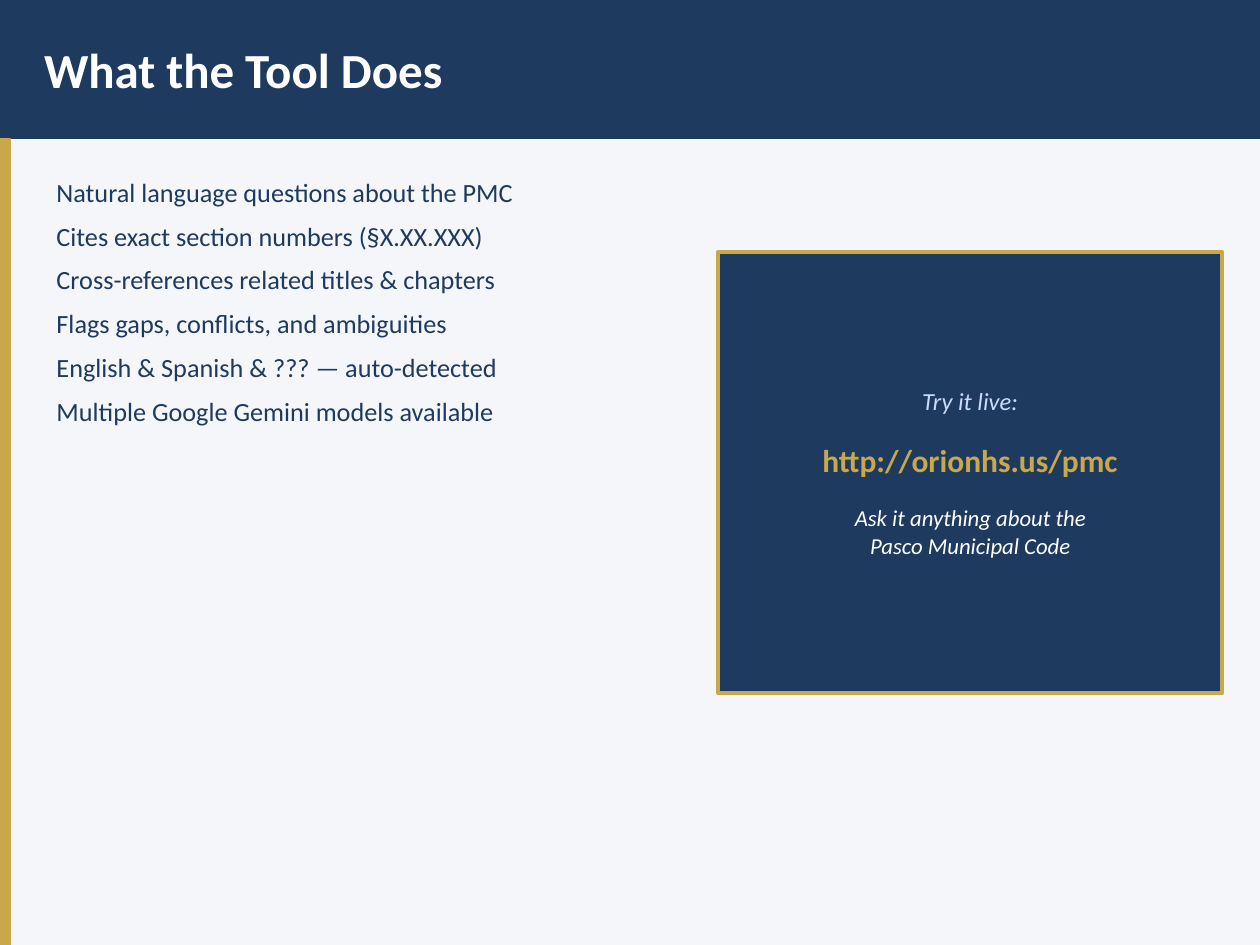
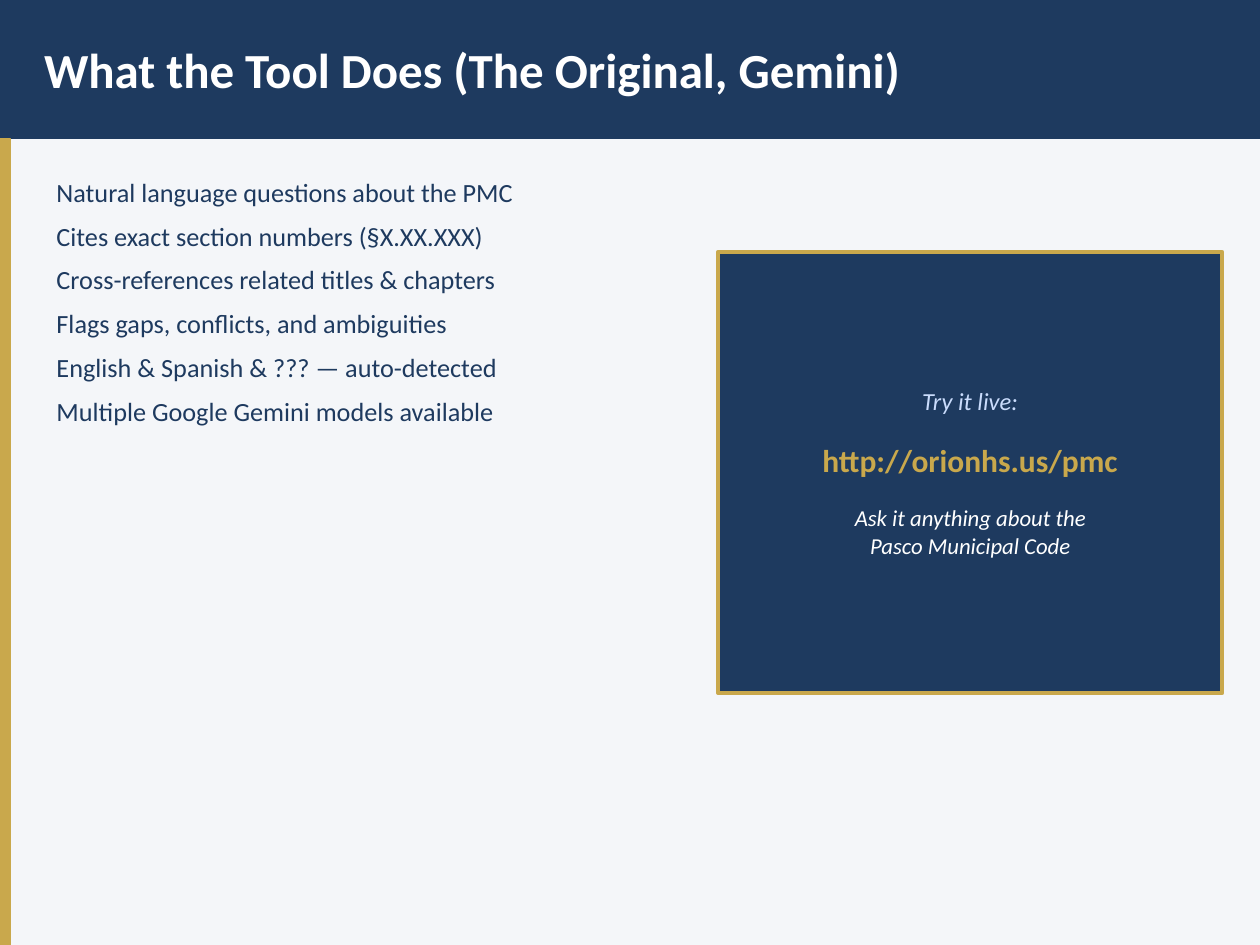
Before and after one commit to jweisenfeld/AI, a slide deck: slide 6 of pmc1/PMC-AI-Technical-Overview.pptx. Drawn at 1260x945 pixels with LibreOffice and Linux fonts; fonts in the diff are those of the drawing. Boxes give left, top, right and bottom in pixels: in the first picture for what was removed or moved away, otherwise in the second. Text is boxed around its words. In the diff, an @@ line names an element or a change of style, - is before the commit and + after.

```diff
--- a/pmc1/PMC-AI-Technical-Overview.pptx
+++ b/pmc1/PMC-AI-Technical-Overview.pptx
@@ text at (44,52,900,97): text changed @@
-What the Tool Does
+What the Tool Does (The Original, Gemini)
```
Also in this commit, not shown: 5 other slides changed, 4 slides added, 4 other files.
